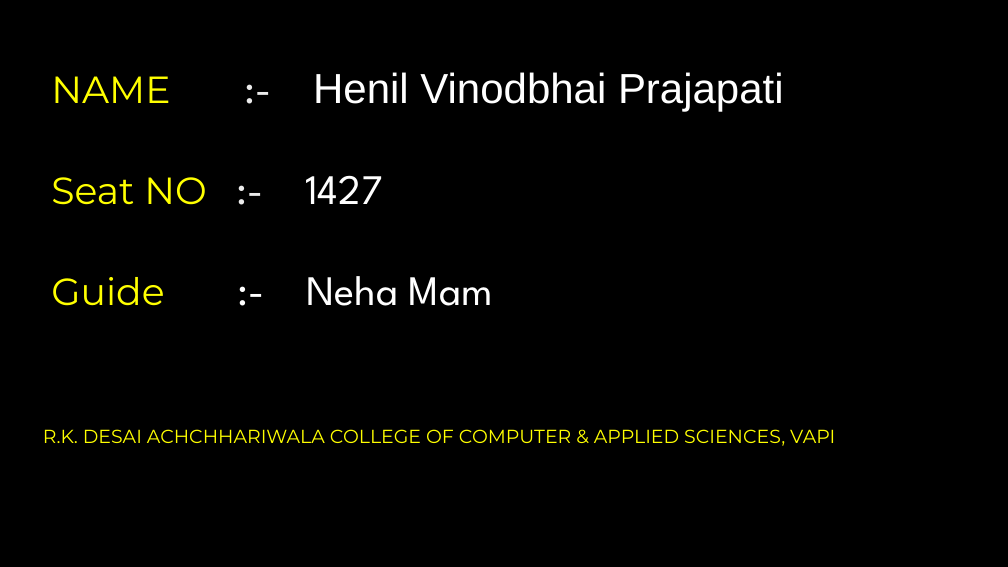
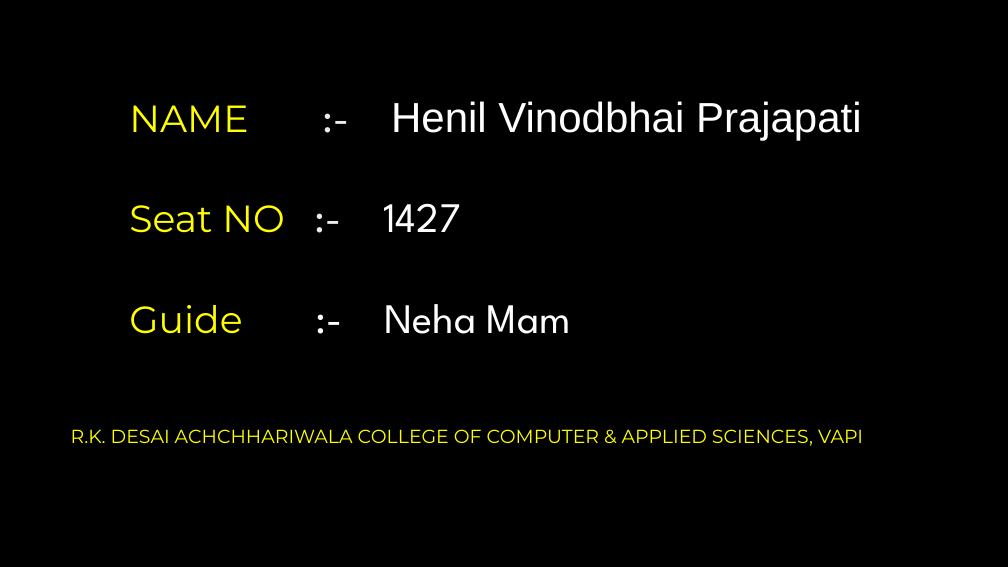
Before and after one commit to HENILCODES/Live_Chat_Flask, a slide deck: slide 1 of Project Live chat.pptx. Drawn at 1008x567 pixels with LibreOffice and Linux fonts; fonts in the diff are those of the drawing; background and template pictures are left out. Boxes give left, top, right and bottom in pixels: in the first picture for what was removed or moved away, otherwise in the second. Text is boxed around its words. In the diff, an @@ line names an element or a change of style, - is before the commit and + after.

```diff
--- a/Project Live chat.pptx
+++ b/Project Live chat.pptx
@@ title "NAME :- Henil Vinodbhai Prajapati ...": place and size @@
-title "NAME :- Henil Vinodbhai Prajapati ..." at [51,72,784,306]
+title "NAME :- Henil Vinodbhai Prajapati ..." at [129,101,862,334]
@@ subtitle "R.K. DESAI ACHCHHARIWALA COLLEGE OF ...": place and size @@
-subtitle "R.K. DESAI ACHCHHARIWALA COLLEGE OF ..." at [43,429,835,446]
+subtitle "R.K. DESAI ACHCHHARIWALA COLLEGE OF ..." at [71,429,863,446]
```
Also in this commit, not shown: 2 other files.
